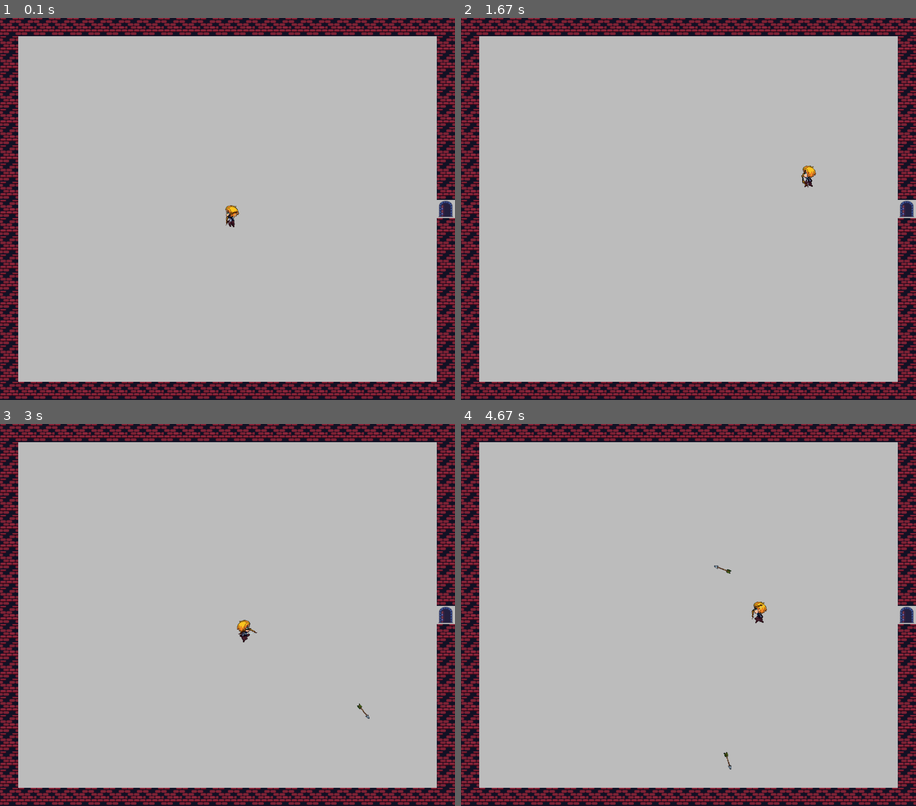
Above: before the commit, frames 1-4 (two rows, left to right).
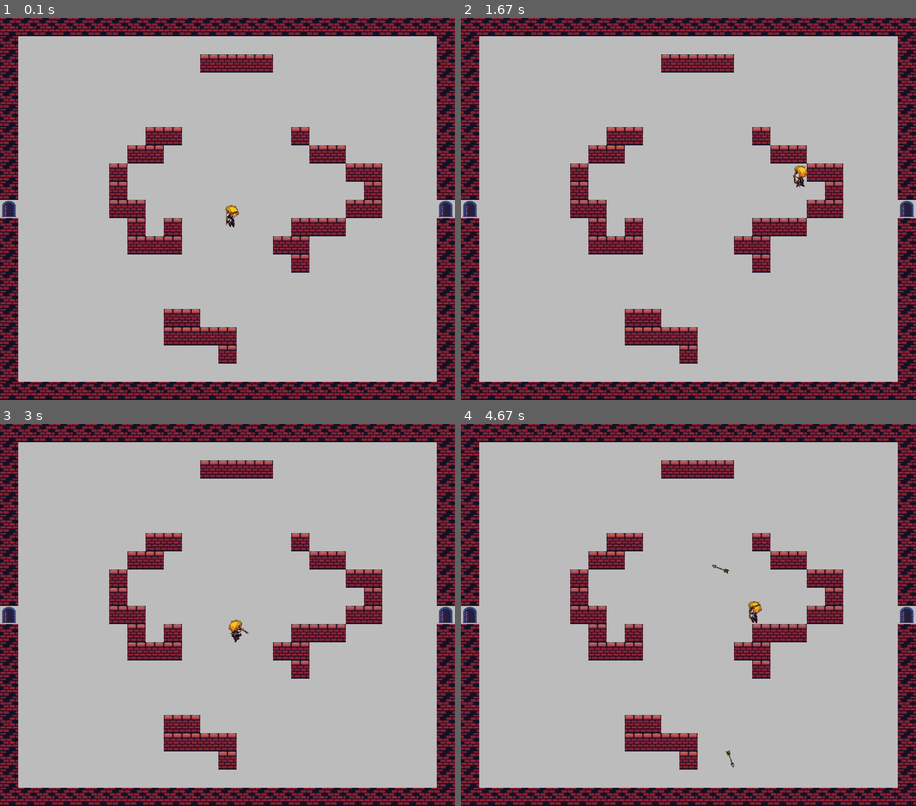
Above: after the commit, the same moments.

Repository: SutsuraGod/Prison-of-time-PyGame-Project-
Game: pygame game, started from main.py
Two runs of this game, one before a commit and one after it. Both use one fixed random seed, a clock stepped at 60 frames per second and the inputs below.
Inputs (mouse positions are in pixels of both pictures, inside the frame that each line leads up to):
- Up to frame 1 (0.1 s): no input
- Up to frame 2 (1.67 s): hold D 0.33-0.8 s; move the mouse to (670, 224) at 0.37 s; hold W 0.83-1.13 s; move the mouse to (834, 197) at 0.87 s; hold D 1.17-1.63 s; move the mouse to (579, 212) at 1.2 s
- Up to frame 3 (3 s): hold A 1.67-2.2 s; move the mouse to (86, 557) at 1.7 s; click (395, 748) at 2.28 s; hold S 2.57-2.87 s; click (282, 649) at 2.65 s; hold A from 2.9 s (still down); click (236, 485) at 2.98 s
- Up to frame 4 (4.67 s): release A at 3.3 s; hold W 3.33-3.7 s; click (524, 603) at 3.42 s; hold D 3.73-4.37 s; click (693, 657) at 3.82 s; hold S from 4.4 s (still down); click (674, 550) at 4.48 s

The runs differ from the first frame. In frame 1, 7.4% of the frame differs, in the area x 0-84%, y 9-91%; in frame 2, 7.6%; in frame 3, 7.7%; in frame 4, 7.7%.

Commit message:
Нашел новые спрайты для сундука и реализовал его открытие

Diff:
--- a/board.py
+++ b/board.py
@@ -13,16 +13,11 @@
 from random import sample
 
 
-
 class Level():
-
     def __init__(self, file, screen, all_sprites):
         self.objects = []
         with open(file, encoding="utf-8", mode="r") as fl:
             map = [x.strip() for x in fl.readlines()]
-
-        # self.items = pygame.sprite.Group()
-        # self.collis = pygame.sprite.Group()
 
         self.screen = screen
         self.m = len(map[0])
@@ -48,10 +43,7 @@
                     self.objects.append(Door(sdv, (items, collis, doors, all_sprites)))
                 elif map[lay][pos] == '&':
                     self.objects.append(Chest(sdv, (items, collis, chests_sprites, all_sprites)))
-
-
         # items.draw(screen)
-
     def draw(self):
         for obj in self.objects:
             self.screen.blit(obj.image, obj.rect)
--- a/main.py
+++ b/main.py
@@ -9,19 +9,12 @@
 from objects.bow import Bow
 from objects.arrow import Arrow
 import groups
-from groups import all_sprites, player_sprites, bow_sprites, arrow_sprites, levels, doors
-import time
-
-
-from board import Level, generate_level
+from groups import all_sprites, player_sprites, bow_sprites, arrow_sprites, levels, chests_sprites
+from board import generate_level
 
 # def draw_mask(surface, mask, rect):
 #         mask_surface = mask.to_surface(setcolor=(255, 0, 0), unsetcolor=(0, 0, 0, 0))
 #         surface.blit(mask_surface, rect.topleft)
-def enable_attack():
-    global can_attack
-    can_attack = True
-
 
 if __name__ == "__main__":
     pygame.init()
@@ -34,7 +27,7 @@
     last_attack_time = 0
 
     generate_level(screen, all_sprites)
-    groups.current_level = levels[0]
+    groups.current_level = levels[4]
 
     bow = Bow(configs.player.rect.center, (bow_sprites, all_sprites))
 
@@ -43,11 +36,6 @@
             if event.type == pygame.QUIT:
                 running = False
 
-            # if event.type == pygame.MOUSEBUTTONDOWN and event.button == 1:  # ЛКМ = 1
-            #     current_time = pygame.time.get_ticks()
-            #     if current_time - last_attack_time >= attack_cooldown:
-            #         Arrow(configs.player.rect.center, event.pos, (arrow_sprites, all_sprites))
-            #         last_attack_time = current_time
         mouse_buttons = pygame.mouse.get_pressed()
         if mouse_buttons[0]:
             current_time = pygame.time.get_ticks()
@@ -69,6 +57,8 @@
         configs.player.update(pygame.mouse.get_pos())
         bow.update(configs.player.rect.center, pygame.mouse.get_pos())
         arrow_sprites.update()
+        if groups.levels.index(groups.current_level) == 5:
+            chests_sprites.update(configs.player.rect.center, keys, screen)
 
         clock.tick(configs.FPS)
         pygame.display.flip()
--- a/objects/chest.py
+++ b/objects/chest.py
@@ -6,8 +6,26 @@
     def __init__(self, sdv, *groups):
         super().__init__(*groups)
 
-        self.image = assets.load_sprite('chest_closed.jpg', -1)
+        self.image = assets.load_sprite('chest_closed.png', -1)
+        self.image = pygame.transform.scale(self.image, (40, 40))
         self.mask = pygame.mask.from_surface(self.image)
 
         self.rect = self.image.get_rect()
         self.rect.topleft = sdv
+        self.opened = False
+
+    def update(self, player_pos, keys, screen):
+        x, y = player_pos
+        if ((x - self.rect.centerx) ** 2 + (y - self.rect.centery) ** 2) ** 0.5 <= 75:
+            if not self.opened:
+                interact_image = assets.load_sprite('kb_e.png')
+                interact_image = pygame.transform.scale(interact_image, (40, 40))
+                interact_image_rect = interact_image.get_rect(center=self.rect.center)
+                screen.blit(interact_image, (interact_image_rect.centerx - 20, interact_image_rect.centery - 50))
+                if keys[pygame.K_e]:
+                    self.open()
+                    self.opened = True
+
+    def open(self):
+        self.image = assets.load_sprite('chest_opened.png')
+        self.image = pygame.transform.scale(self.image, (40, 40))
--- a/objects/player.py
+++ b/objects/player.py
@@ -75,19 +75,21 @@
         if groups.current_level:
             for sprite in groups.current_level.objects:
                 if pygame.sprite.collide_mask(self, sprite):
+                    # if sprite.__class__.__name__ == "Chest":
+                    #     sprite.open()
                     self.rect.x = was_x
                     self.rect.y = was_y
 
         for door in groups.doors:
             if pygame.sprite.collide_rect(self, door):
-                    if len(groups.levels) > groups.levels.index(groups.current_level) + 1 and configs.SCREEN_WIDTH // 2 < self.rect.x:
-                        groups.current_level = groups.levels[groups.levels.index(groups.current_level) + 1]
-                        self.update_position((configs.SCREEN_WIDTH // configs.CELL_SIZE) * 2, (configs.SCREEN_HEIGHT // configs.CELL_SIZE) * 19)
-                    elif len(groups.levels) > groups.levels.index(groups.current_level) - 1 and configs.SCREEN_WIDTH // 2 > self.rect.x:
-                        groups.current_level = groups.levels[groups.levels.index(groups.current_level) - 1]
-                        self.update_position((configs.SCREEN_WIDTH // configs.CELL_SIZE) * 34, (configs.SCREEN_HEIGHT // configs.CELL_SIZE) * 19)
-                    groups.arrow_sprites.empty()
-                    break
+                if len(groups.levels) > groups.levels.index(groups.current_level) + 1 and configs.SCREEN_WIDTH // 2 < self.rect.x:
+                    groups.current_level = groups.levels[groups.levels.index(groups.current_level) + 1]
+                    self.update_position((configs.SCREEN_WIDTH // configs.CELL_SIZE) * 2, (configs.SCREEN_HEIGHT // configs.CELL_SIZE) * 19)
+                elif len(groups.levels) > groups.levels.index(groups.current_level) - 1 and configs.SCREEN_WIDTH // 2 > self.rect.x:
+                    groups.current_level = groups.levels[groups.levels.index(groups.current_level) - 1]
+                    self.update_position((configs.SCREEN_WIDTH // configs.CELL_SIZE) * 34, (configs.SCREEN_HEIGHT // configs.CELL_SIZE) * 19)
+                groups.arrow_sprites.empty()
+                break
 
     def update_position(self, new_x, new_y):
         self.rect.x = new_x
Binary file removed: data/sprites/chest.png
Binary file removed: data/sprites/chest_closed.jpg
Binary file added: data/sprites/chest_closed.png
Binary file removed: data/sprites/chest_opened.jpg
Binary file added: data/sprites/chest_opened.png
Binary file added: data/sprites/kb_e.png
